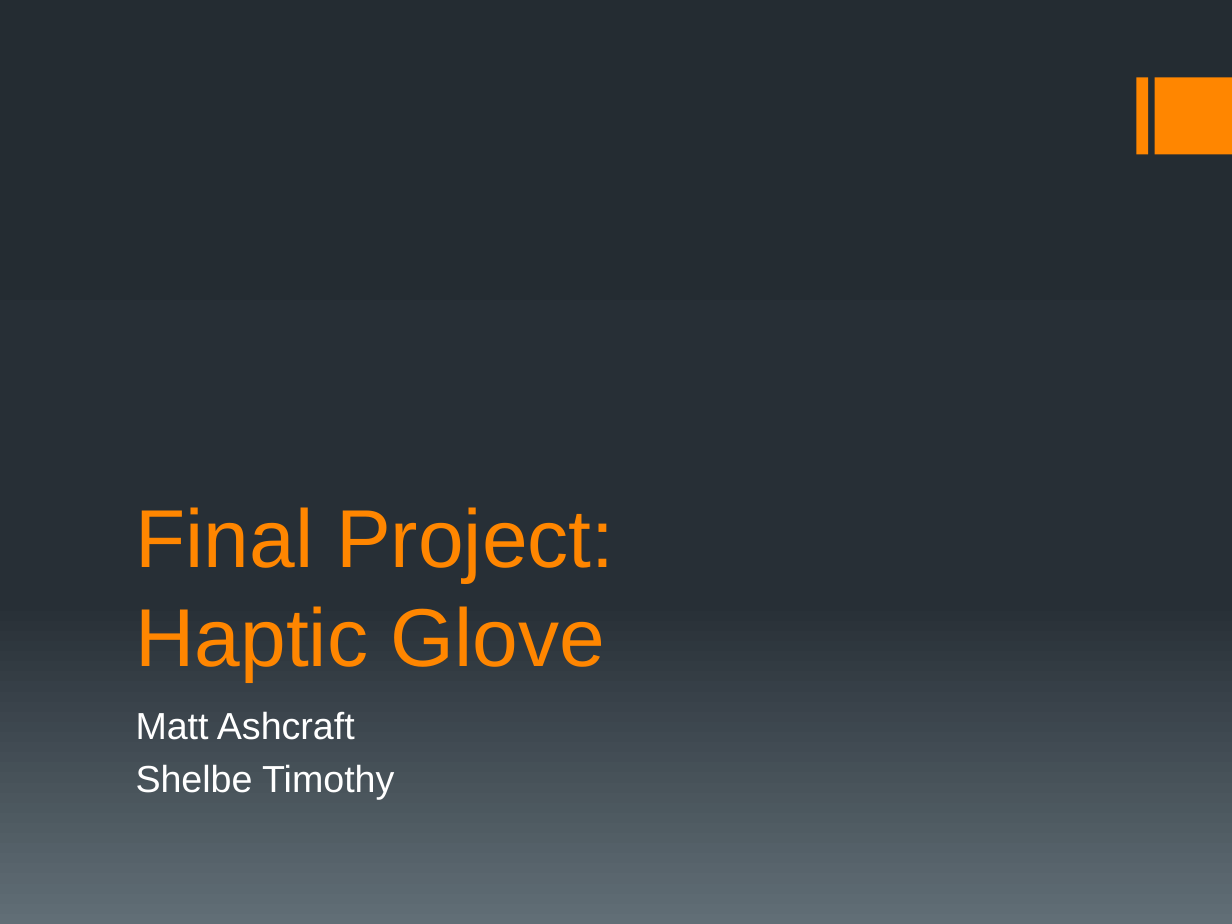
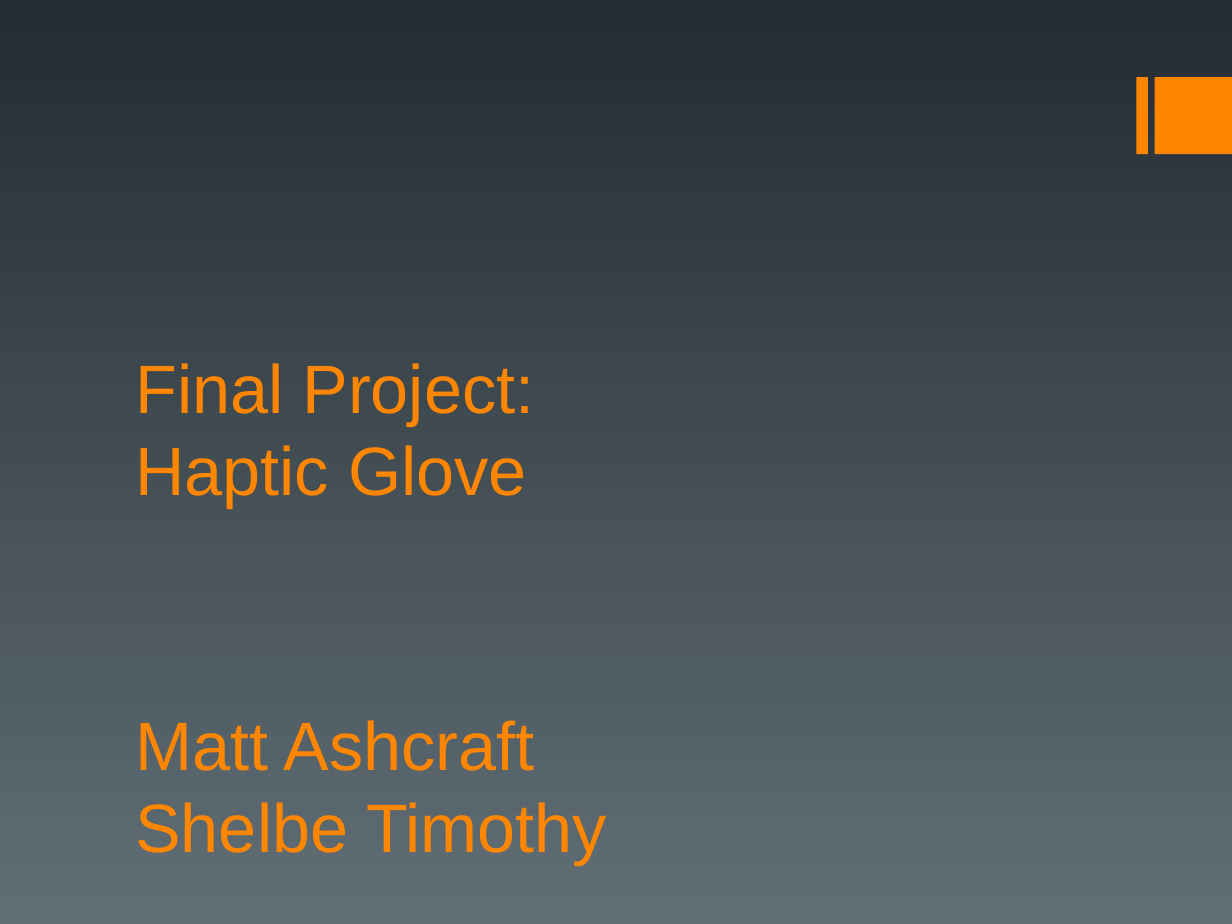
Before and after one commit to czod/HapticGlove, a slide deck: slide 1 of Docs/Final Project.pptx. Drawn at 1232x924 pixels with LibreOffice and Linux fonts; fonts in the diff are those of the drawing. Boxes give left, top, right and bottom in pixels: in the first picture for what was removed or moved away, otherwise in the second. Text is boxed around its words. In the diff, an @@ line names an element or a change of style, - is before the commit and + after.

```diff
--- a/Docs/Final Project.pptx
+++ b/Docs/Final Project.pptx
@@ background gradient #242C33 to #273037 to #636D76 to gradient #242C32 to #616E76 @@
@@ title "Final Project: Haptic Glove" at (x1=135, y1=363, x2=535, y2=508): size 48 to 40 pt; vertical alignment bottom to top @@
@@ subtitle "Matt Ashcraft" at (x1=135, y1=720, x2=607, y2=865): size 22 to 40 pt, text colour #FFFFFF to #FF8600; less space between paragraphs @@
```
Also in this commit, not shown: 10 other slides changed, 2 slides added, 3 slides removed, 1 other file.
